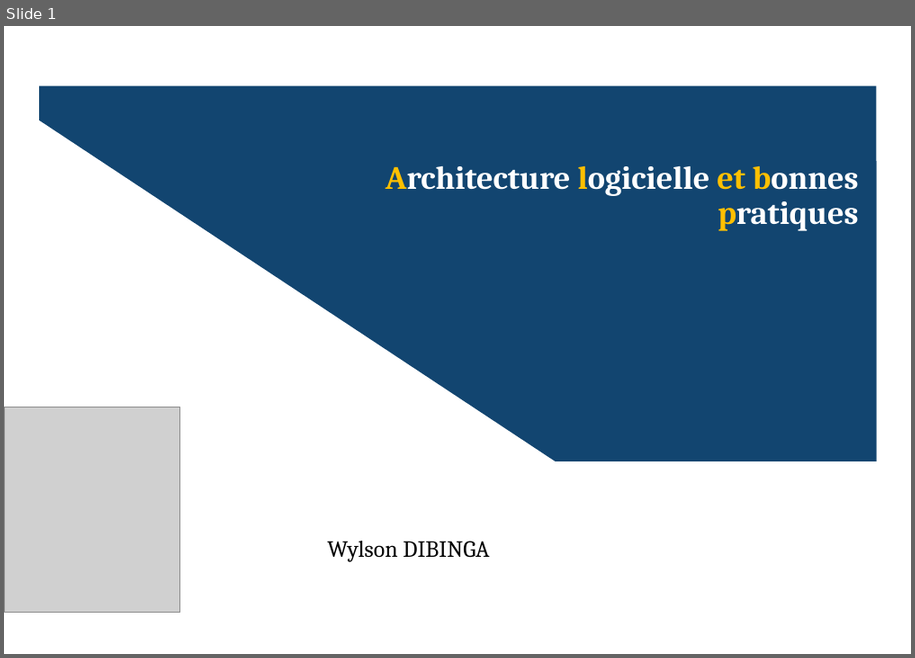
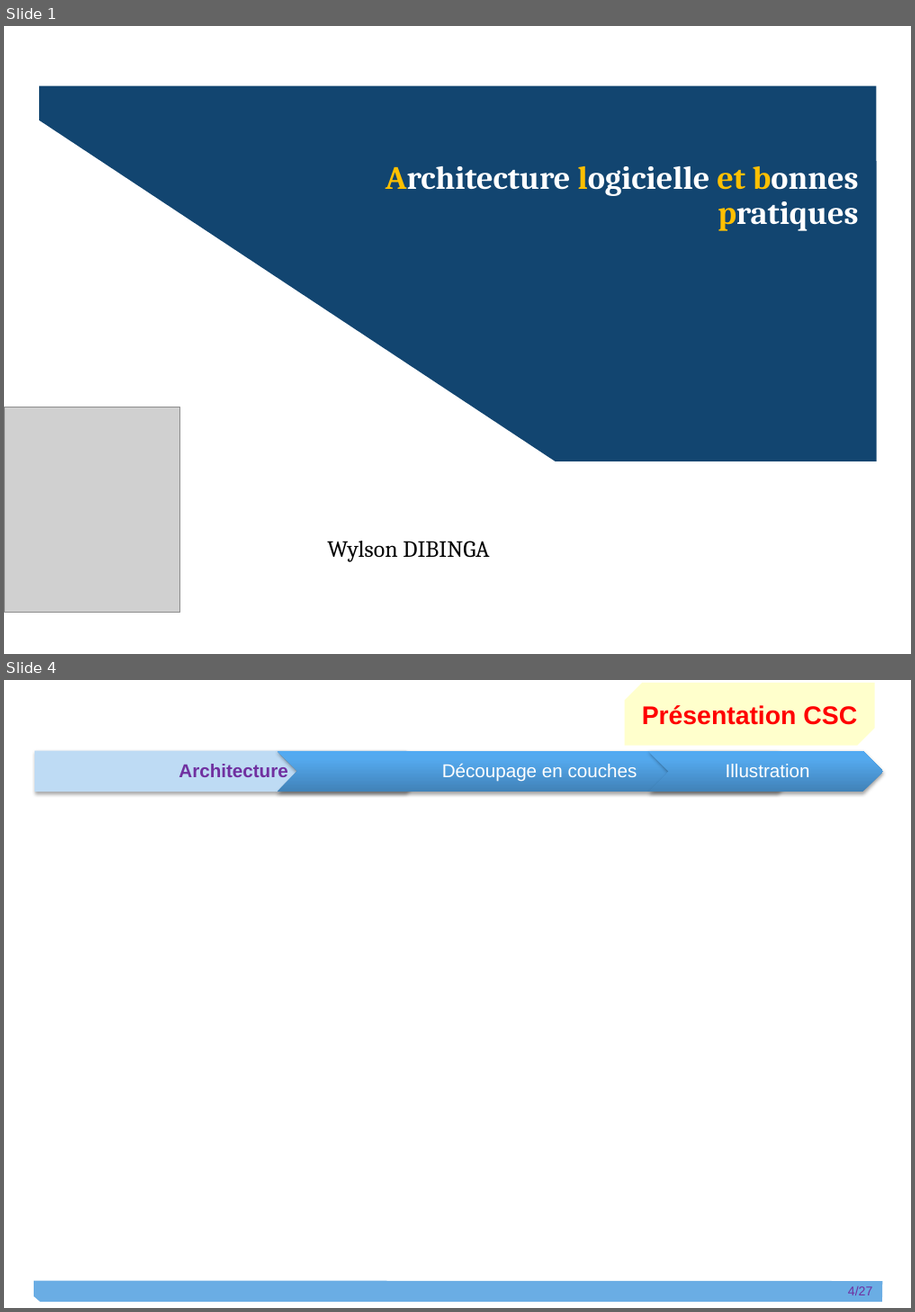
Before and after one commit to git-wylson/kata2, a slide deck: Wylson_Dibinga_Diapo.pptx. Shown one above the other, each under a label of ours: slide 1 before the commit, slides 1 and 4 after it; the slides between them are not shown. The pictures are 915x658 and 915x1312 pixels, drawn with LibreOffice and Linux fonts; fonts in the diff are those of the drawing; grey boxes stand for pictures. Boxes give left, top, right and bottom in pixels: in the first picture for what was removed or moved away, otherwise in the second. Text is boxed around its words. In the diff, an @@ line names an element or a change of style, - is before the commit and + after.

```diff
--- a/Wylson_Dibinga_Diapo.pptx
+++ b/Wylson_Dibinga_Diapo.pptx
@@ slide 4 added at [4,680,911,1308], background #FFFFFF @@
@@ snip diag rect added at [625,683,875,746], fill #FFFFCC, 22 pt, text #FF0000, bold @@
+Présentation CSC
@@ group added at [35,750,883,792]: 3 texts, 2 chevrons, 1 pentagon arrow @@
+Architecture
+Découpage en couches
+Illustration
@@ freeform shape added at [35,1280,883,1302], fill #6AADE4 @@
@@ page number added at [848,1287,873,1296], 11 pt, text #7030A0 @@
+4/27
```
Also in this commit, not shown: 6 slides changed, 1 other slide added, 2 slides removed, 2 other files.
